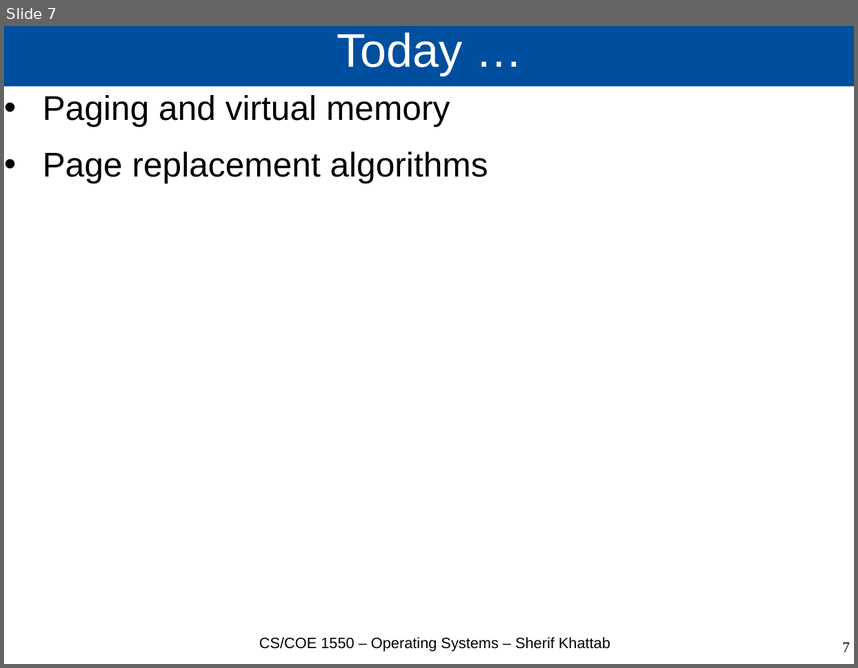
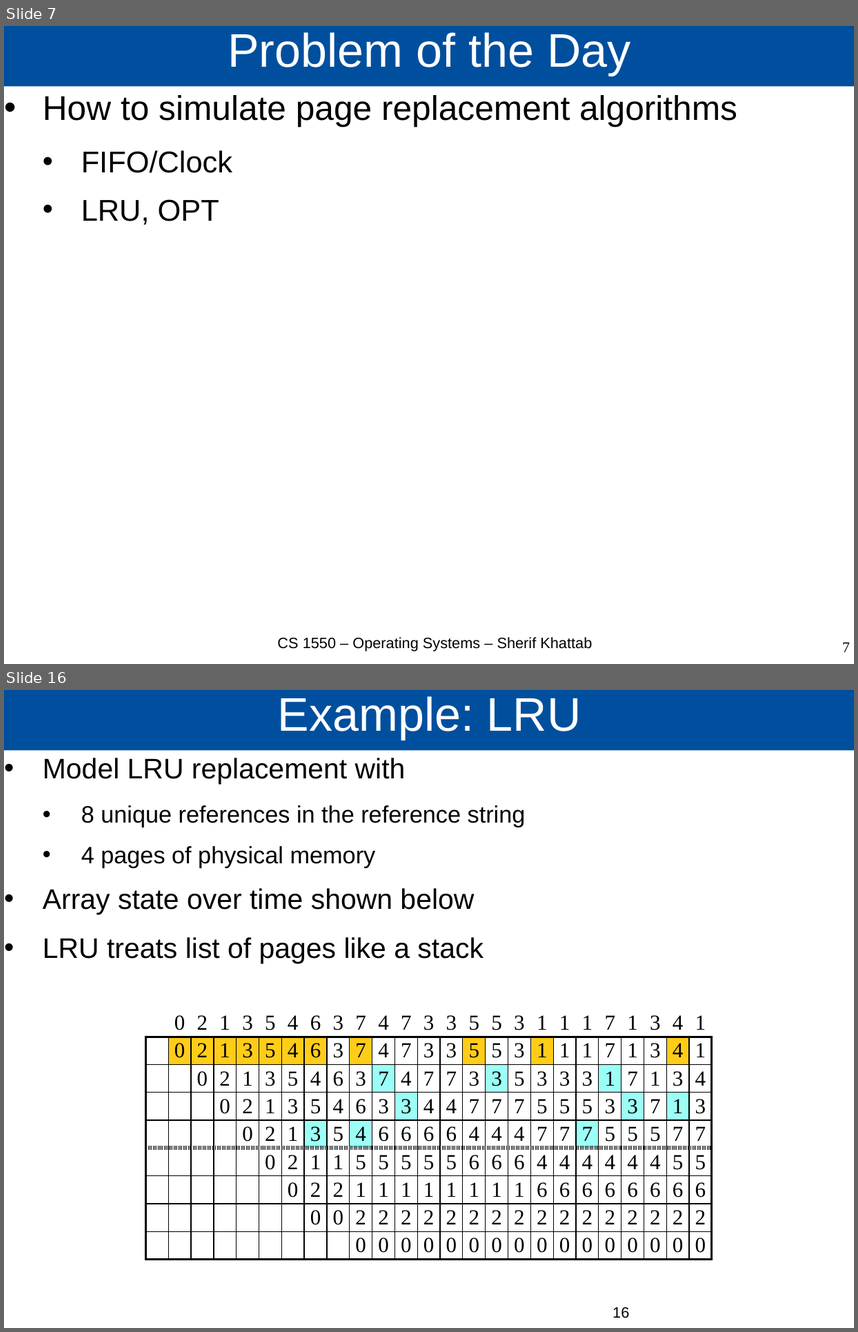
Before and after one commit to cs1550-2224/cs1550-code-handouts, a slide deck: DraftSlides/Lecture17.pptx. Shown one above the other, each under a label of ours: slide 7 before the commit, slides 7 and 16 after it; the slides between them are not shown. The pictures are 858x668 and 858x1332 pixels, drawn with LibreOffice and Linux fonts; fonts in the diff are those of the drawing. Boxes give left, top, right and bottom in pixels: in the first picture for what was removed or moved away, otherwise in the second. Text is boxed around its words. In the diff, an @@ line names an element or a change of style, - is before the commit and + after.

```diff
--- a/DraftSlides/Lecture17.pptx
+++ b/DraftSlides/Lecture17.pptx
@@ slide 16 added at (x1=4, y1=690, x2=854, y2=1328), background #FFFFFF @@
@@ title added at (x1=4, y1=690, x2=854, y2=751), fill #004F9E, 44 pt, text #FFFFFF @@
+Example: LRU
@@ text added at (x1=43, y1=758, x2=526, y2=964), 26.5 pt, text #000000 @@
+• Model LRU replacement with
+  • 8 unique references in the reference string
+  • 4 pages of physical memory
+• Array state over time shown below
+• LRU treats list of pages like a stack
@@ table added at (x1=146, y1=1009, x2=705, y2=1259), 9 rows, 25 columns @@
+ | 0 | 2 | 1 | 3 | 5 | 4 | 6 | 3 | 7 | 4 | 7 | 3 | 3 | 5 | 5 | 3 | 1 | 1 | 1 | 7 | 1 | 3 | 4 | 1
+ | 0 | 2 | 1 | 3 | 5 | 4 | 6 | 3 | 7 | 4 | 7 | 3 | 3 | 5 | 5 | 3 | 1 | 1 | 1 | 7 | 1 | 3 | 4 | 1
+ |  | 0 | 2 | 1 | 3 | 5 | 4 | 6 | 3 | 7 | 4 | 7 | 7 | 3 | 3 | 5 | 3 | 3 | 3 | 1 | 7 | 1 | 3 | 4
+ |  |  | 0 | 2 | 1 | 3 | 5 | 4 | 6 | 3 | 3 | 4 | 4 | 7 | 7 | 7 | 5 | 5 | 5 | 3 | 3 | 7 | 1 | 3
+ |  |  |  | 0 | 2 | 1 | 3 | 5 | 4 | 6 | 6 | 6 | 6 | 4 | 4 | 4 | 7 | 7 | 7 | 5 | 5 | 5 | 7 | 7
+ |  |  |  |  | 0 | 2 | 1 | 1 | 5 | 5 | 5 | 5 | 5 | 6 | 6 | 6 | 4 | 4 | 4 | 4 | 4 | 4 | 5 | 5
+ |  |  |  |  |  | 0 | 2 | 2 | 1 | 1 | 1 | 1 | 1 | 1 | 1 | 1 | 6 | 6 | 6 | 6 | 6 | 6 | 6 | 6
+ |  |  |  |  |  |  | 0 | 0 | 2 | 2 | 2 | 2 | 2 | 2 | 2 | 2 | 2 | 2 | 2 | 2 | 2 | 2 | 2 | 2
+ |  |  |  |  |  |  |  |  | 0 | 0 | 0 | 0 | 0 | 0 | 0 | 0 | 0 | 0 | 0 | 0 | 0 | 0 | 0 | 0
@@ page number added at (x1=613, y1=1307, x2=629, y2=1318), 14 pt, text #000000 @@
+16
@@ slide 7 changed as well @@
@@ title at (x1=228, y1=32, x2=631, y2=75): text changed @@
-Today …
+Problem of the Day
@@ text at (x1=43, y1=95, x2=737, y2=225): text changed @@
-• Paging and virtual memory
-• Page replacement algorithms
+• How to simulate page replacement algorithms
+  • FIFO/Clock
+  • LRU, OPT
@@ text at (x1=277, y1=637, x2=592, y2=651): text changed @@
-CS/COE 1550 – Operating Systems – Sherif Khattab
+CS 1550 – Operating Systems – Sherif Khattab
```
Also in this commit, not shown: 6 other slides changed, 12 other slides added, 1 slide removed, 2 other files.
